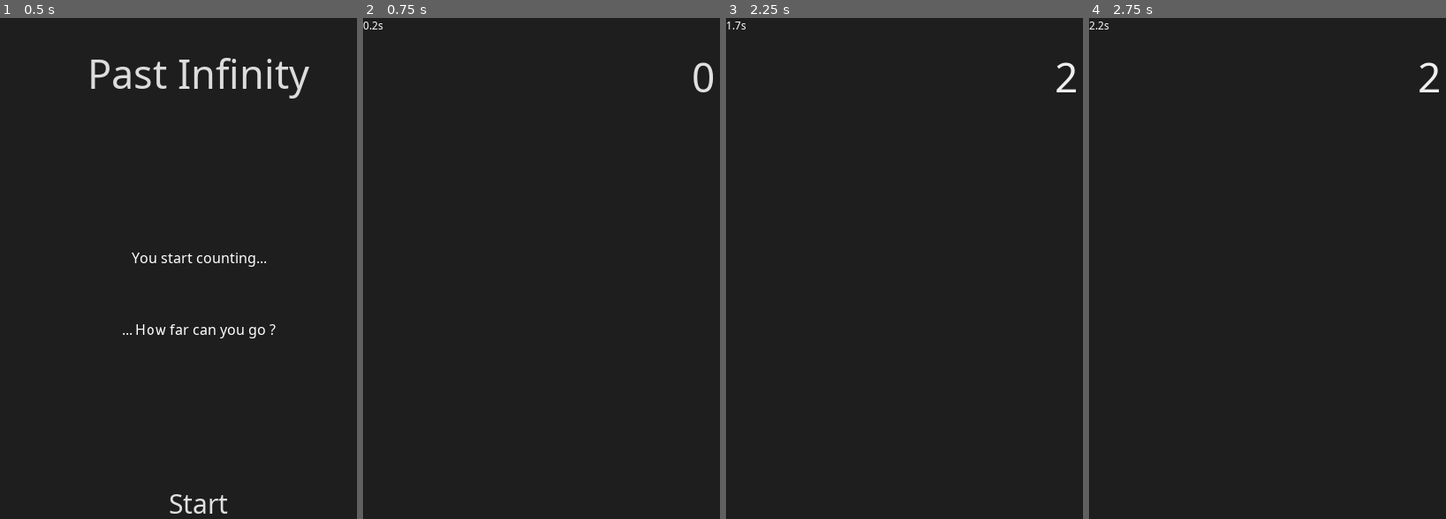
Above: before the commit, frames 1-4 (left to right).
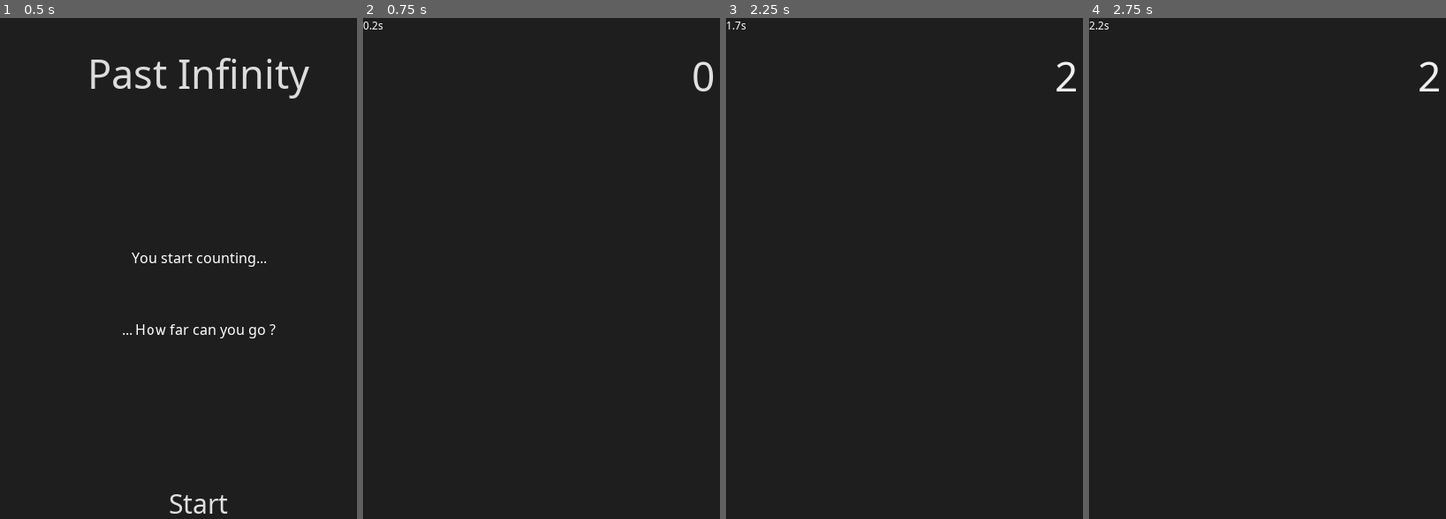
Above: after the commit, the same moments.

Repository: DanielNautre/PastInfinity
Game: Godot game, scene res://Scenes/Game.tscn
The game is run twice, just before and just after one commit, with the same random seed, the same clock (stepped at 60 frames per second) and the same inputs.
Inputs:
- Up to frame 1 (0.5 s): no input
- Up to frame 2 (0.75 s): click "Start" at 0.5 s
- Up to frame 3 (2.25 s): click "0" at 1.25 s; click "1" at 2 s
- Up to frame 4 (2.75 s): no input

Frame 1 is identical in both runs. In frame 2, less than 0.1% of the frame differs, in the area x 92-99%, y 8-15%; in frame 3, less than 0.1%; in frame 4, less than 0.1%.

Commit message:
Move Alpha display to Alpha node
Move the display of Alpha to the Alpha node so that future infinite ordinals can the displayed properly

Diff:
--- a/Scenes/Game.tscn
+++ b/Scenes/Game.tscn
@@ -104,19 +104,27 @@
 margin_bottom = 25.0
 custom_fonts/font = ExtResource( 7 )
 
-[node name="AlphaPB" type="ProgressBar" parent="MainView"]
-anchor_top = 0.039
-anchor_right = 1.0
-anchor_bottom = 0.117
-margin_top = 0.079998
-margin_bottom = 20.24
+[node name="Alpha" type="Control" parent="MainView"]
+anchor_top = 0.156
+anchor_right = 1.0
+anchor_bottom = 0.859
+margin_top = 0.319992
+margin_bottom = 0.47998
+size_flags_horizontal = 3
+size_flags_vertical = 3
+
+[node name="AlphaPB" type="ProgressBar" parent="MainView/Alpha"]
+anchor_top = -0.167
+anchor_right = 1.0
+anchor_bottom = -0.04
+margin_top = 0.300003
 custom_styles/fg = SubResource( 8 )
 custom_styles/bg = SubResource( 9 )
 max_value = 1.0
 step = 0.001
 percent_visible = false
 
-[node name="NumberDisplay" type="Button" parent="MainView/AlphaPB"]
+[node name="NumberDisplay" type="Button" parent="MainView/Alpha/AlphaPB"]
 anchor_right = 1.0
 anchor_bottom = 1.0
 margin_left = 20.0
@@ -128,22 +136,13 @@
 flat = true
 align = 2
 
-[node name="NumberPerSecond" type="Label" parent="MainView/AlphaPB/NumberDisplay"]
+[node name="NumberPerSecond" type="Label" parent="MainView/Alpha/AlphaPB/NumberDisplay"]
 anchor_right = 1.0
 anchor_bottom = 1.0
 margin_right = -430.0
 rect_min_size = Vector2( 250, 110 )
 custom_fonts/font = ExtResource( 1 )
 valign = 2
-
-[node name="Alpha" type="Control" parent="MainView"]
-anchor_top = 0.156
-anchor_right = 1.0
-anchor_bottom = 0.859
-margin_top = 0.319992
-margin_bottom = 0.47998
-size_flags_horizontal = 3
-size_flags_vertical = 3
 
 [node name="AlphaShop" type="VBoxContainer" parent="MainView/Alpha"]
 anchor_right = 1.0
@@ -664,7 +663,7 @@
 [connection signal="update_PB" from="Game" to="." method="_on_Game_update_PB"]
 [connection signal="update_sacrifice_alpha_btn" from="Game" to="." method="_on_Game_update_sacrifice_alpha_btn"]
 [connection signal="pressed" from="Intro/Start" to="." method="_on_Start_pressed"]
-[connection signal="pressed" from="MainView/AlphaPB/NumberDisplay" to="Game" method="_on_Number_pressed"]
+[connection signal="pressed" from="MainView/Alpha/AlphaPB/NumberDisplay" to="Game" method="_on_Number_pressed"]
 [connection signal="pressed" from="MainView/Alpha/AlphaShop/Counter1/BuyBtn" to="Game" method="_on_BuyBtn_pressed" binds= [ "Counter1" ]]
 [connection signal="pressed" from="MainView/Alpha/AlphaShop/Counter2/BuyBtn" to="Game" method="_on_BuyBtn_pressed" binds= [ "Counter2" ]]
 [connection signal="pressed" from="MainView/Alpha/AlphaShop/Counter3/BuyBtn" to="Game" method="_on_BuyBtn_pressed" binds= [ "Counter3" ]]
--- a/Scripts/UI.gd
+++ b/Scripts/UI.gd
@@ -16,7 +16,7 @@
 	$MainView/Alpha/AlphaShop/Counter4.hide()
 	$MainView/Alpha/AlphaShop/PhiSacrifice.hide()
 	$MainView/Alpha/AlphaPhiButtons.hide()
-	$MainView/AlphaPB/NumberDisplay/NumberPerSecond.hide()
+	$MainView/Alpha/AlphaPB/NumberDisplay/NumberPerSecond.hide()
 	# 1st Counter elements
 	$MainView/Alpha/AlphaShop/Counter1/AmountLbl.hide()
 	$MainView/Alpha/AlphaShop/Counter1/PerCentPerSecond.hide()
@@ -42,7 +42,7 @@
 
 func _on_Game_number_changed(number):
 	find_node("NumberDisplay").text = numberFormat % number[0]
-	$MainView/AlphaPB/NumberDisplay/NumberPerSecond.text = "%s/s" % number[1]
+	$MainView/Alpha/AlphaPB/NumberDisplay/NumberPerSecond.text = "%s/s" % number[1]
 	if number[2] > 0.1: # only display progress once passed 10%
 		find_node("AlphaPB").value = number[2]
 
@@ -80,7 +80,7 @@
 		return
 	if milestone == "ten_counter1":
 		$MainView/Alpha/AlphaShop/Counter2.show()
-		$MainView/AlphaPB/NumberDisplay/NumberPerSecond.show()
+		$MainView/Alpha/AlphaPB/NumberDisplay/NumberPerSecond.show()
 		$MainView/Alpha/AlphaShop/Counter1/Multiplier.show()
 		$MainView/Alpha/AlphaShop/Counter1/PerCentPerSecond.show()
 		return
